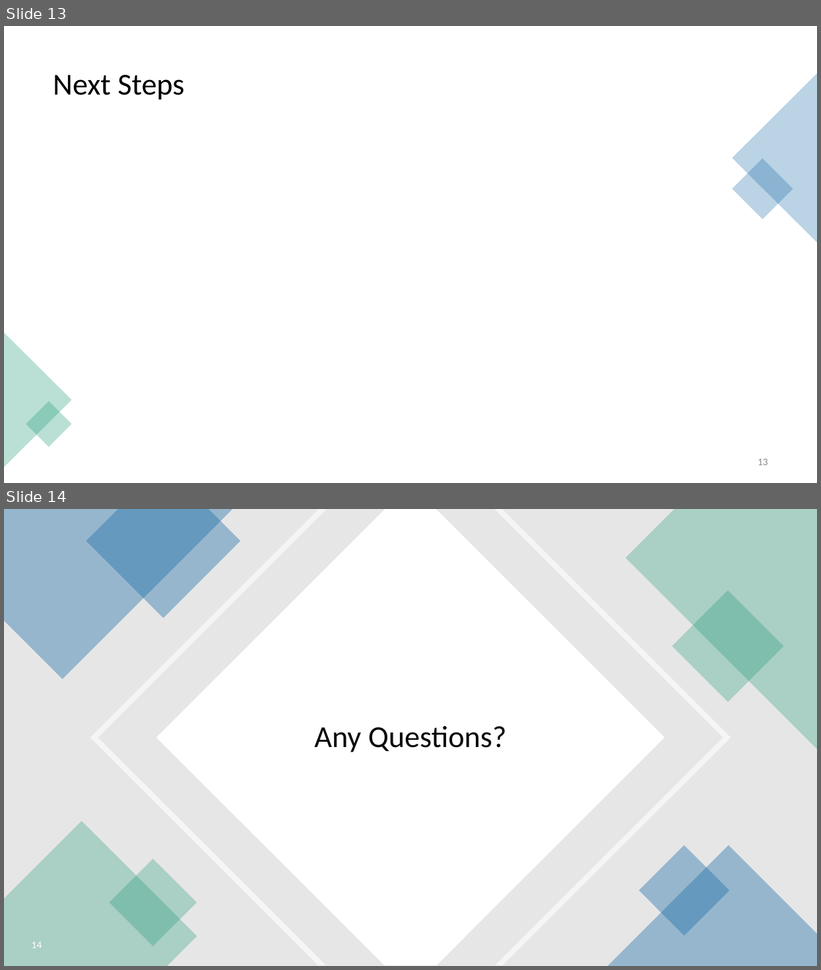
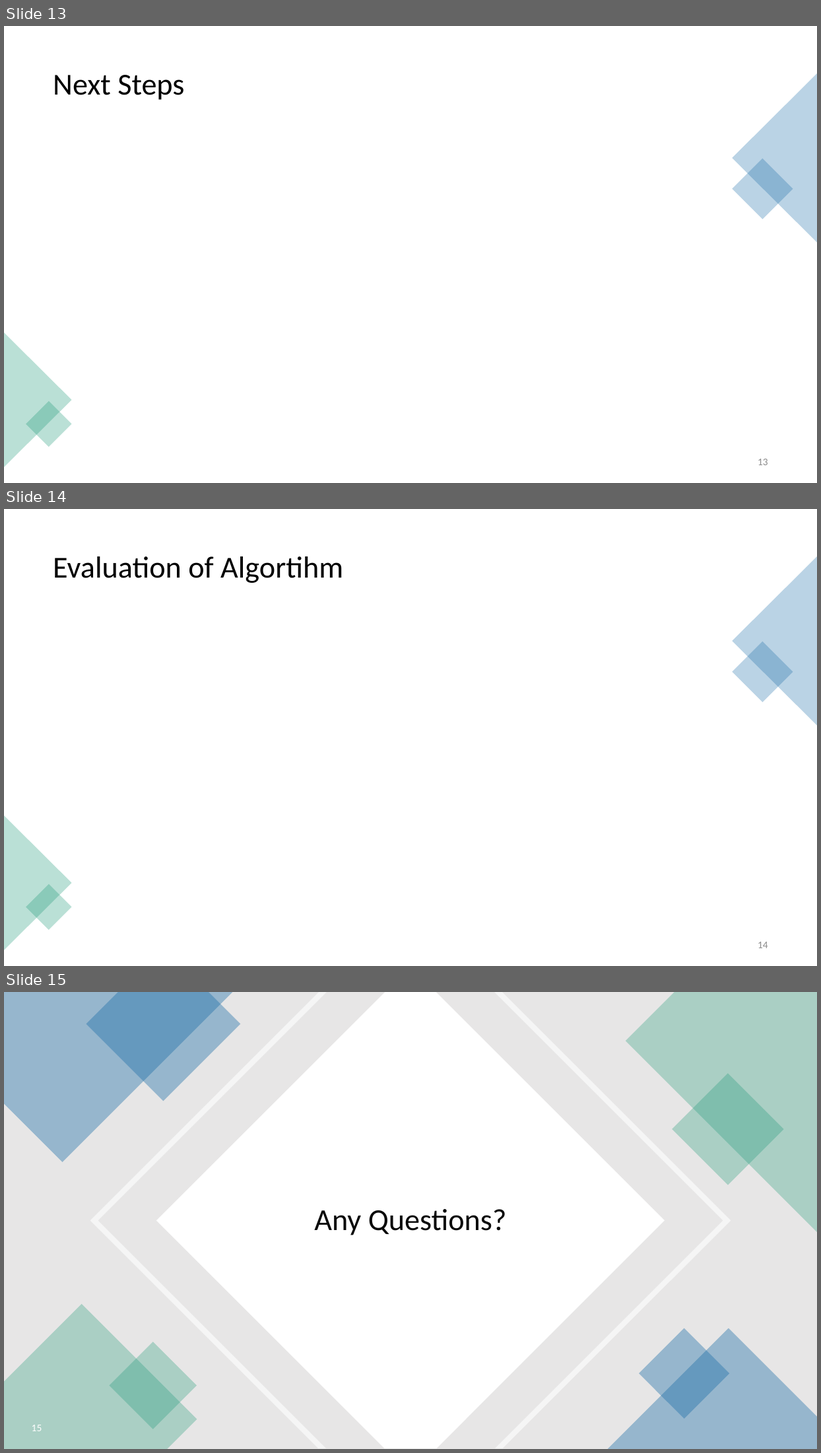
Before and after one commit to Brebeck-Jan/chessmaster, a slide deck: Präsentationen/Zwischen_Präse/Chessmaster_Zwischenpräsentation.pptx. Shown one above the other, each under a label of ours: slides 13 and 14 before the commit, slides 13, 14 and 15 after it. The pictures are 821x970 and 821x1453 pixels, drawn with LibreOffice and Linux fonts; fonts in the diff are those of the drawing. Boxes give left, top, right and bottom in pixels: in the first picture for what was removed or moved away, otherwise in the second. Text is boxed around its words. In the diff, an @@ line names an element or a change of style, - is before the commit and + after.

Commit message:
Neue Seite

```diff
--- a/Präsentationen/Zwischen_Präse/Chessmaster_Zwischenpräsentation.pptx
+++ b/Präsentationen/Zwischen_Präse/Chessmaster_Zwischenpräsentation.pptx
@@ slide 14 added at bbox=[4, 509, 817, 966], background #FFFFFF @@
@@ title added at bbox=[53, 557, 343, 583], 36 pt, text #000000 @@
+Evaluation of Algortihm
@@ triangle added at bbox=[733, 557, 817, 725], fill #1D6FA9 at 30% opacity @@
@@ rectangle added at bbox=[733, 642, 794, 703], fill #1D6FA9 at 30% opacity @@
@@ triangle added at bbox=[4, 816, 72, 951], fill #1D9A78 at 30% opacity @@
@@ rectangle added at bbox=[26, 884, 72, 930], fill #1D9A78 at 30% opacity @@
@@ page number added at bbox=[758, 942, 768, 949], 12 pt, text #8C8C8C @@
+14
@@ what was slide 14 is now slide 15 @@
@@ page number at bbox=[32, 1425, 42, 1432]: text changed @@
-14
+15
```
